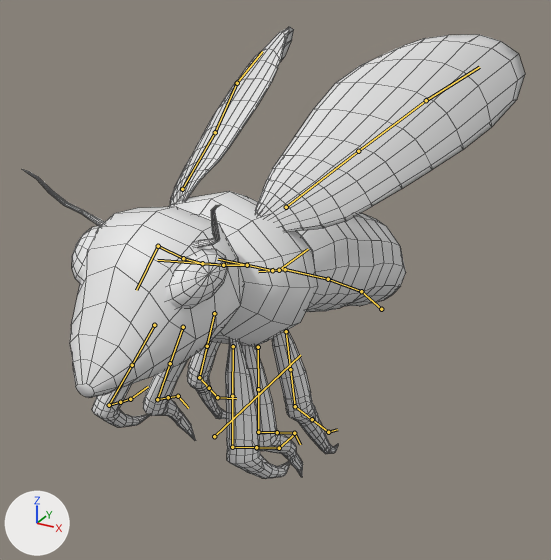
What one commit did to the FBX model Honey Towers/Assets/Ben/bee and wasp/wasp.fbx.
Both versions are drawn from a camera (50 mm lens) standing at (0.76, -1.115, 0.948) and looking at (0.0, 0.266, 0.258). The axes (+X, +Y, +Z) are drawn at lower left. The lights are the same throughout. The bones that bend it are drawn over the model as lines. Mesh edges are drawn as thin lines.

Objects in the first picture: 'wasp'.
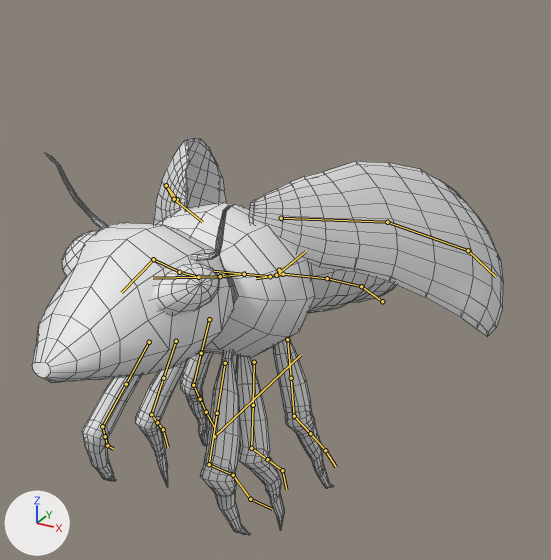
The newer file adds an action. The first version stands in its rest pose; the second is drawn at frame 36 of the action 'rig|startup fly_bee/wasp'.

Boxes (x1, y1, x2, y2) around the edits, measured in the pictures (551 x 560 px):
'wasp', posed (6% narrower, 12% shorter): before (22, 27, 525, 479); after (32, 138, 503, 535)
bone 'DEF-spine', root to tip: before (285, 269) to (272, 270); after (283, 274) to (270, 276)
bone 'DEF-neck', root to tip: before (202, 263) to (183, 258); after (198, 277) to (179, 272)
bone 'DEF-head', root to tip: before (158, 246) to (136, 290); after (153, 259) to (121, 292)
bone 'torso', root to tip: before (279, 270) to (308, 249); after (276, 275) to (305, 251)
bone 'DEF-wing_base.L', root to tip: before (286, 207) to (358, 151); after (281, 218) to (387, 222)
bone 'DEF-wing_mid.L', root to tip: before (358, 151) to (426, 100); after (387, 222) to (468, 250)
bone 'DEF-wing_end.L', root to tip: before (426, 100) to (479, 67); after (468, 250) to (496, 277)
bone 'DEF-wing_base.R', root to tip: before (182, 189) to (215, 132); after (177, 199) to (166, 185)
bone 'DEF-wing_mid.R', root to tip: before (215, 132) to (237, 83); after (166, 185) to (174, 199)
bone 'DEF-wing_end.R', root to tip: before (237, 83) to (262, 51); after (174, 199) to (202, 222)
bone 'DEF-upper_arm.L.001', root to tip: before (233, 346) to (232, 396); after (225, 363) to (217, 413)
bone 'DEF-forearm.L.001', root to tip: before (232, 447) to (256, 447); after (209, 464) to (233, 475)
bone 'DEF-forearm.L.002', root to tip: before (256, 447) to (279, 448); after (233, 475) to (250, 499)
bone 'DEF-hand.L.001', root to tip: before (279, 448) to (295, 433); after (250, 499) to (272, 509)
bone 'DEF-upper_arm.L.003', root to tip: before (258, 347) to (258, 389); after (254, 362) to (253, 405)
bone 'DEF-forearm.L.003', root to tip: before (258, 432) to (277, 432); after (251, 448) to (267, 459)
bone 'DEF-hand.L.002', root to tip: before (294, 433) to (300, 444); after (282, 470) to (286, 489)
bone 'DEF-upper_arm.L.005', root to tip: before (286, 331) to (290, 369); after (287, 339) to (291, 378)
bone 'DEF-forearm.L.005', root to tip: before (295, 406) to (312, 419); after (294, 416) to (310, 433)
bone 'DEF-hand.L.003', root to tip: before (328, 432) to (337, 429); after (325, 450) to (336, 467)
bone 'DEF-upper_arm.R.001', root to tip: before (154, 325) to (132, 365); after (149, 342) to (126, 384)
bone 'DEF-forearm.R.001', root to tip: before (109, 405) to (120, 402); after (102, 426) to (105, 436)
bone 'DEF-hand.R.001', root to tip: before (130, 399) to (148, 386); after (107, 445) to (113, 449)
bone 'DEF-upper_arm.R.003', root to tip: before (183, 327) to (170, 363); after (176, 341) to (163, 378)
bone 'DEF-forearm.R.003', root to tip: before (157, 399) to (168, 397); after (151, 414) to (157, 422)
bone 'DEF-hand.R.002', root to tip: before (178, 396) to (188, 408); after (163, 429) to (168, 447)
bone 'DEF-upper_arm.R.005', root to tip: before (214, 313) to (207, 346); after (209, 319) to (201, 353)
bone 'DEF-forearm.R.005', root to tip: before (199, 377) to (209, 388); after (193, 385) to (200, 399)
bone 'DEF-hand.R.003', root to tip: before (217, 397) to (236, 398); after (206, 412) to (214, 426)

The edits, one by one:
Bone 'DEF-spine' (bone_def_spine) moves from (0.0, 0.0, 0.0) to (0.002, 0.01, 0.01).
Bone 'DEF-spine' (bone_def_spine) turns from (0, 0, 0) to (3, 0, 0) degrees about its own x, y and z.
Bone 'DEF-neck' (bone_def_neck) turns from (0, 0, 0) to (-3, -1, 0) degrees about its own x, y and z.
Bone 'DEF-head' (bone_def_head) turns from (0, 0, 0) to (-20, 0, 4) degrees about its own x, y and z.
Bone 'torso' (bone_torso) moves from (0.0, 0.0, 0.0) to (0.001, -0.013, -0.008).
Bone 'torso' (bone_torso) turns from (0, 0, 0) to (3, 0, 0) degrees about its own x, y and z.
Bone 'DEF-wing_base.L' (bone_def_wing_base_l) turns from (0, 0, 0) to (35, 19, 35) degrees about its own x, y and z.
Bone 'DEF-wing_mid.L' (bone_def_wing_mid_l) turns from (0, 0, 0) to (19, -12, -11) degrees about its own x, y and z.
Bone 'DEF-wing_mid.L' (bone_def_wing_mid_l) is rescaled from (1.0, 1.0, 1.0) to (0.97, 1.06, 0.97).
Bone 'DEF-wing_end.L' (bone_def_wing_end_l) turns from (0, 0, 0) to (9, -12, -14) degrees about its own x, y and z.
Bone 'DEF-wing_end.L' (bone_def_wing_end_l) is rescaled from (1.0, 1.0, 1.0) to (1.06, 0.89, 1.06).
Bone 'DEF-wing_base.R' (bone_def_wing_base_r) turns from (0, 0, 0) to (35, -19, -35) degrees about its own x, y and z.
Bone 'DEF-wing_mid.R' (bone_def_wing_mid_r) turns from (0, 0, 0) to (19, 12, 11) degrees about its own x, y and z.
Bone 'DEF-wing_mid.R' (bone_def_wing_mid_r) is rescaled from (1.0, 1.0, 1.0) to (0.97, 1.06, 0.97).
Bone 'DEF-wing_end.R' (bone_def_wing_end_r) turns from (0, 0, 0) to (9, 12, 14) degrees about its own x, y and z.
Bone 'DEF-wing_end.R' (bone_def_wing_end_r) is rescaled from (1.0, 1.0, 1.0) to (1.06, 0.89, 1.06).
Bone 'DEF-upper_arm.L.001' (bone_def_upper_arm_l_001) moves from (0.0, 0.0, 0.0) to (-0.001, 0.007, -0.015).
Bone 'DEF-upper_arm.L.001' (bone_def_upper_arm_l_001) turns from (0, 0, 0) to (-11, 0, 3) degrees about its own x, y and z.
Bone 'DEF-forearm.L.001' (bone_def_forearm_l_001) turns from (0, 0, 0) to (-9, 0, 0) degrees about its own x, y and z.
Bone 'DEF-forearm.L.002' (bone_def_forearm_l_002) turns from (0, 0, 0) to (-23, 3, -1) degrees about its own x, y and z.
Bone 'DEF-forearm.L.002' (bone_def_forearm_l_002) is rescaled from (1.0, 1.0, 1.0) to (0.97, 1.06, 0.97).
Bone 'DEF-hand.L.001' (bone_def_hand_l_001) turns from (0, 0, 0) to (-4, 3, -5) degrees about its own x, y and z.
Bone 'DEF-hand.L.001' (bone_def_hand_l_001) is rescaled from (1.0, 1.0, 1.0) to (1.03, 0.96, 1.01).
Bone 'DEF-upper_arm.L.003' (bone_def_upper_arm_l_003) moves from (0.0, 0.0, 0.0) to (0.004, 0.008, -0.013).
Bone 'DEF-upper_arm.L.003' (bone_def_upper_arm_l_003) turns from (0, 0, 0) to (-4, 0, 1) degrees about its own x, y and z.
Bone 'DEF-forearm.L.003' (bone_def_forearm_l_003) turns from (0, 0, 0) to (-21, 0, 0) degrees about its own x, y and z.
Bone 'DEF-hand.L.002' (bone_def_hand_l_002) turns from (0, 0, 0) to (2, 2, -5) degrees about its own x, y and z.
Bone 'DEF-upper_arm.L.005' (bone_def_upper_arm_l_005) moves from (0.0, 0.0, 0.0) to (0.007, 0.001, -0.002).
Bone 'DEF-upper_arm.L.005' (bone_def_upper_arm_l_005) turns from (0, 0, 0) to (-5, 0, 0) degrees about its own x, y and z.
Bone 'DEF-forearm.L.005' (bone_def_forearm_l_005) turns from (0, 0, 0) to (-5, 0, 0) degrees about its own x, y and z.
Bone 'DEF-hand.L.003' (bone_def_hand_l_003) turns from (0, 0, 0) to (-23, 1, -9) degrees about its own x, y and z.
Bone 'DEF-upper_arm.R.001' (bone_def_upper_arm_r_001) moves from (0.0, 0.0, 0.0) to (0.001, 0.007, -0.015).
Bone 'DEF-upper_arm.R.001' (bone_def_upper_arm_r_001) turns from (0, 0, 0) to (-10, 0, -2) degrees about its own x, y and z.
Bone 'DEF-forearm.R.001' (bone_def_forearm_r_001) turns from (0, 0, 0) to (-22, 0, 0) degrees about its own x, y and z.
Bone 'DEF-hand.R.001' (bone_def_hand_r_001) turns from (0, 0, 0) to (-16, -3, 4) degrees about its own x, y and z.
Bone 'DEF-upper_arm.R.003' (bone_def_upper_arm_r_003) moves from (0.0, 0.0, 0.0) to (-0.004, 0.008, -0.013).
Bone 'DEF-upper_arm.R.003' (bone_def_upper_arm_r_003) turns from (0, 0, 0) to (-3, 0, 0) degrees about its own x, y and z.
Bone 'DEF-forearm.R.003' (bone_def_forearm_r_003) turns from (0, 0, 0) to (-21, 0, 0) degrees about its own x, y and z.
Bone 'DEF-hand.R.002' (bone_def_hand_r_002) turns from (0, 0, 0) to (2, -2, 4) degrees about its own x, y and z.
Bone 'DEF-upper_arm.R.005' (bone_def_upper_arm_r_005) moves from (0.0, 0.0, 0.0) to (-0.007, 0.001, -0.002).
Bone 'DEF-upper_arm.R.005' (bone_def_upper_arm_r_005) turns from (0, 0, 0) to (-5, 0, 0) degrees about its own x, y and z.
Bone 'DEF-forearm.R.005' (bone_def_forearm_r_005) turns from (0, 0, 0) to (-6, 0, 0) degrees about its own x, y and z.
Bone 'DEF-hand.R.003' (bone_def_hand_r_003) turns from (0, 0, 0) to (-23, -1, 8) degrees about its own x, y and z.
